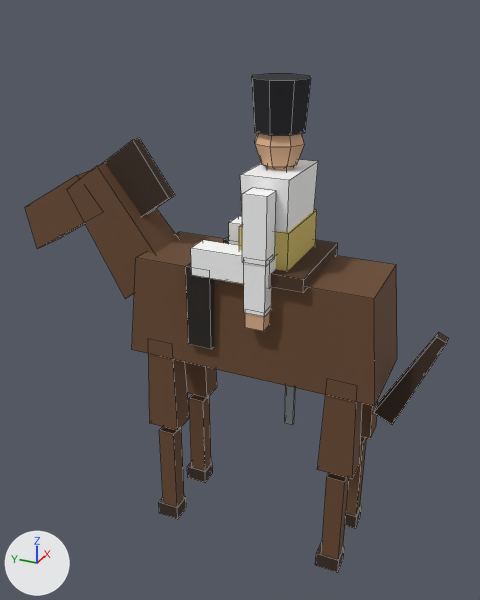
Before and after pictures for a commit that changed the Blender file blend/cavalry_c19_hussar.blend.
Camera for both pictures: a camera (50 mm lens) standing at (-2.72, -1.08, 2.69) and looking at (0.05, 0.17, 1.3). Arrows for +X, +Y and +Z are at lower left; the lights stay in place. The picture after the commit comes second. Mesh edges are drawn as thin lines.

The scene before the commit, as lines of its bpy script (objects in view):
```python
me_c19_hussar_lod0 = bpy.data.meshes.new('c19_hussar_lod0')
me_c19_hussar_lod0.from_pydata(...)  # 306 vertices, 240 faces; spans x -0.29..0.3, y -0.85..1.36, z 0.01..2.38
me_c19_hussar_lod0.materials.append(mat_vertexcolour)
ob_c19_hussar_lod0 = bpy.data.objects.new('c19_hussar_lod0', me_c19_hussar_lod0)
ob_c19_hussar_lod0.location = (0.0, 0.0, 0.0)
```
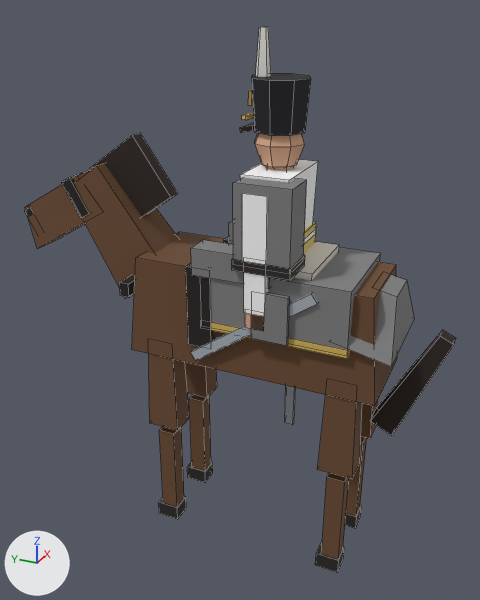
Diff of the bpy script that builds the scene:
```diff
--- a/blend/cavalry_c19_hussar.blend.py
+++ b/blend/cavalry_c19_hussar.blend.py
@@ me_c19_hussar_lod0 @@
-me_c19_hussar_lod0.from_pydata(...)  # 306 vertices, 240 faces; spans x -0.29..0.3, y -0.85..1.36, z 0.01..2.38
+me_c19_hussar_lod0.from_pydata(...)  # 452 vertices, 349 faces; spans x -0.29..0.3, y -0.88..1.36, z 0.01..2.57
+# me_c19_hussar_lod0 part 1: the loose piece of 8 vertices spanning x -0.03..0.03, y 0.51..0.93, z 1.63..2.07 is scaled about its middle by (1.17, 1.07, 1.06), then moved by (0.0, 0.0, 0.01)
+# me_c19_hussar_lod0 part 2: the loose piece of 8 vertices spanning x -0.05..0.05, y -0.85..-0.57, z 0.85..1.34 is scaled about its middle by (1.22, 1.13, 1.12), then moved by (0.0, -0.01, -0.02)
+# me_c19_hussar_lod0 part 3: a new loose piece, a box spanning x -0.25..0.25, y -0.47..0.23, z 1.28..1.58, in mat_vertexcolour
+# me_c19_hussar_lod0 part 4: a new loose piece, a box spanning x -0.2..0.2, y -0.28..0.18, z 1.55..1.61, in mat_vertexcolour
+# me_c19_hussar_lod0 part 5: a new loose piece, a box spanning x -0.253..0.253, y -0.473..0.233, z 1.27..1.31, in mat_vertexcolour
+# me_c19_hussar_lod0 part 6: a new loose piece, a box spanning x -0.235..0.235, y 0.635..0.685, z 1.345..1.415, in mat_vertexcolour
+# me_c19_hussar_lod0 part 7: a new loose piece, a box spanning x -0.28..-0.26, y -0.205..-0.035, z 1.285..1.515, in mat_vertexcolour
+# me_c19_hussar_lod0 part 8: a new loose piece, a box spanning x -0.19..0.19, y -0.17..0.06, z 1.59..1.71, in mat_vertexcolour
+# me_c19_hussar_lod0 part 9: a new loose piece, a box spanning x -0.28..-0.12, y -0.21..0.05, z 1.63..1.99, in mat_vertexcolour
+# me_c19_hussar_lod0 part 10: a new loose piece, a box spanning x -0.29..-0.11, y -0.215..0.055, z 1.605..1.655, in mat_vertexcolour
+# me_c19_hussar_lod0 part 11: a new loose piece, a box spanning x -0.195..0.195, y -0.168..0.067, z 1.657..1.683, in mat_vertexcolour
+# me_c19_hussar_lod0 part 12: a new loose piece, a 5-sided cut cone along z (radius 0.035 at the low end, 0.02 at the high end) spanning x -0.033..0.033, y 0.012..0.075, z 2.37..2.57, in mat_vertexcolour
+# me_c19_hussar_lod0 part 13: the loose piece of 8 vertices spanning x -0.19..0.19, y -0.17..0.06, z 1.57..1.77 is scaled about its middle by (0.421, 0.255, 0.0978), then moved by (0.0, 0.13, 0.5)
+# me_c19_hussar_lod0 part 14: a new loose piece, a box spanning x -0.03..0.03, y 0.077..0.093, z 2.26..2.32, in mat_vertexcolour
+# me_c19_hussar_lod0 part 15: the loose piece of 8 vertices spanning x -0.25..0.25, y -0.26..0.16, z 1.54..1.6 is deleted
+# me_c19_hussar_lod0 part 16: 16 vertices added at x -0.26..0.25, y -0.66..0.29, z 1.09..1.55
+# me_c19_hussar_lod0 part 17: 16 vertices added at x -0.11..0.11, y 0.92..1.36, z 1.52..1.87
+# me_c19_hussar_lod0 part 18: 8 vertices added at x -0.1..0.1, y 0.06..0.09, z 2.21..2.23
+# me_c19_hussar_lod0 part 19: 98 kept faces spanning x -0.28..0.3, y -0.5..0.55, z 0.01..2.24 get new vertex colours
+# other edits to the shape of me_c19_hussar_lod0 do not show in these pictures
 me_c19_hussar_lod0.materials.append(mat_vertexcolour)
```

What differs and where, as boxes [x1, y1, x2, y2] in the pictures (480 x 600 px; the box of a moved part takes in the faces that stretch with it):
'c19_hussar_lod0', reshaped (9% taller): before [25, 74, 449, 573]; after [25, 27, 456, 573]
part 1 of me_c19_hussar_lod0, moved or reshaped: before [102, 138, 175, 216]; after [90, 133, 178, 217]
part 2 of me_c19_hussar_lod0, moved or reshaped: before [374, 332, 449, 425]; after [370, 330, 456, 435]
part 3 of me_c19_hussar_lod0, added: after [210, 243, 381, 350]
part 4 of me_c19_hussar_lod0, added: after [293, 242, 339, 281]
part 5 of me_c19_hussar_lod0, added: after [211, 322, 350, 359]
part 6 of me_c19_hussar_lod0, added: after [119, 275, 135, 298]
part 7 of me_c19_hussar_lod0, added: after [251, 293, 290, 346]
part 8 of me_c19_hussar_lod0, added (mostly hidden): after [304, 222, 316, 253]
part 9 of me_c19_hussar_lod0, added: after [233, 177, 307, 268]
part 10 of me_c19_hussar_lod0, added: after [232, 255, 305, 280]
part 11 of me_c19_hussar_lod0, added (mostly hidden): after [304, 228, 317, 244]
part 12 of me_c19_hussar_lod0, added: after [256, 27, 271, 77]
part 13 of me_c19_hussar_lod0, moved or reshaped: before [239, 210, 317, 271]; after [240, 122, 255, 132]
part 14 of me_c19_hussar_lod0, added: after [248, 90, 253, 106]
part 15 of me_c19_hussar_lod0, deleted (brown): before [270, 240, 338, 293]
part 16 of me_c19_hussar_lod0, added: after [190, 275, 415, 367]
part 17 of me_c19_hussar_lod0, added: after [25, 170, 90, 218]
part 18 of me_c19_hussar_lod0, added: after [242, 112, 254, 120]
part 19 of me_c19_hussar_lod0, recoloured: [159, 133, 357, 572] in both
